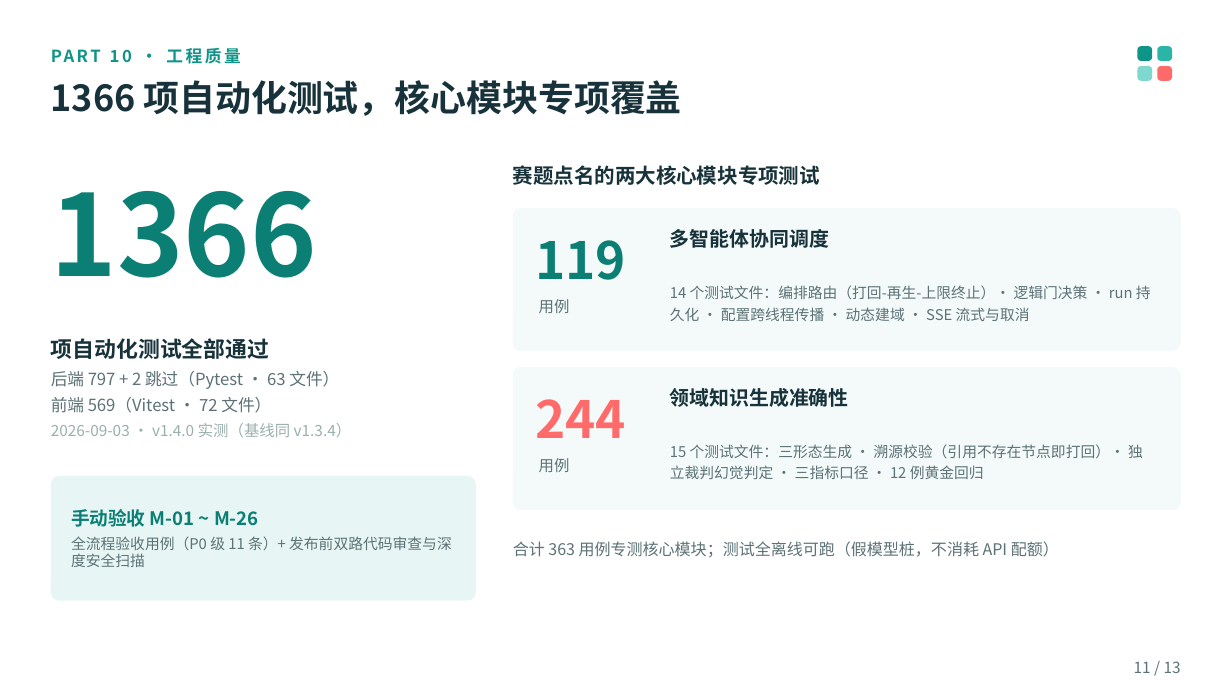
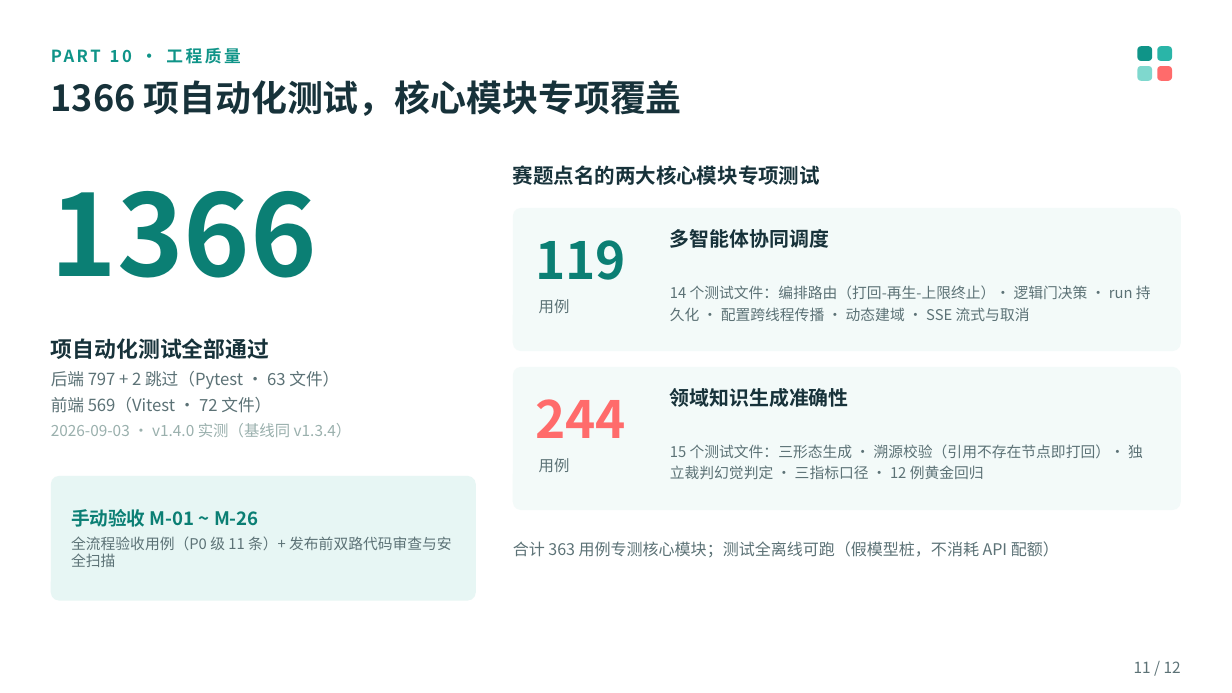
Before and after one commit to origin0722/KMatch-Desktop, a slide deck: slide 11 of docs/比赛提交/项目介绍.pptx. Drawn at 1232x693 pixels with LibreOffice and Linux fonts; fonts in the diff are those of the drawing. Boxes give left, top, right and bottom in pixels: in the first picture for what was removed or moved away, otherwise in the second. Text is boxed around its words. In the diff, an @@ line names an element or a change of style, - is before the commit and + after.

```diff
--- a/docs/比赛提交/项目介绍.pptx
+++ b/docs/比赛提交/项目介绍.pptx
@@ text at (x1=71, y1=536, x2=452, y2=567): text changed @@
-全流程验收用例（P0 级 11 条）+ 发布前双路代码审查与深度安全扫描
+全流程验收用例（P0 级 11 条）+ 发布前双路代码审查与安全扫描
@@ text at (x1=1134, y1=661, x2=1181, y2=673): text changed @@
-11 / 13
+11 / 12
```
Also in this commit, not shown: 10 other slides changed, 1 slide removed, 15 other files.
